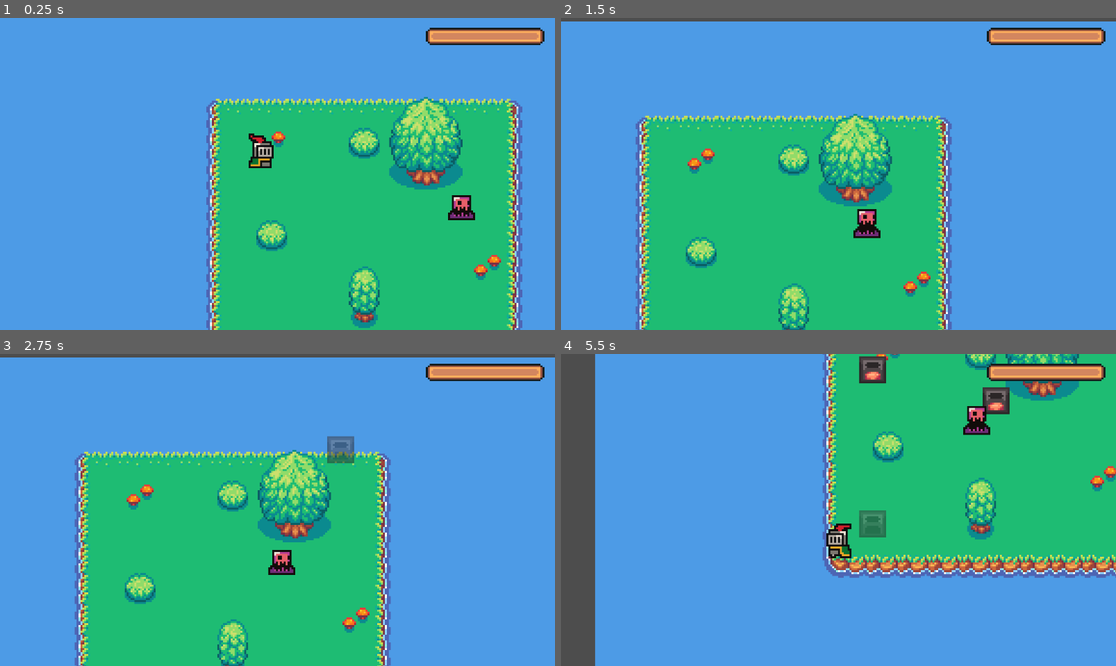
Above: before the commit, frames 1-4 (two rows, left to right).
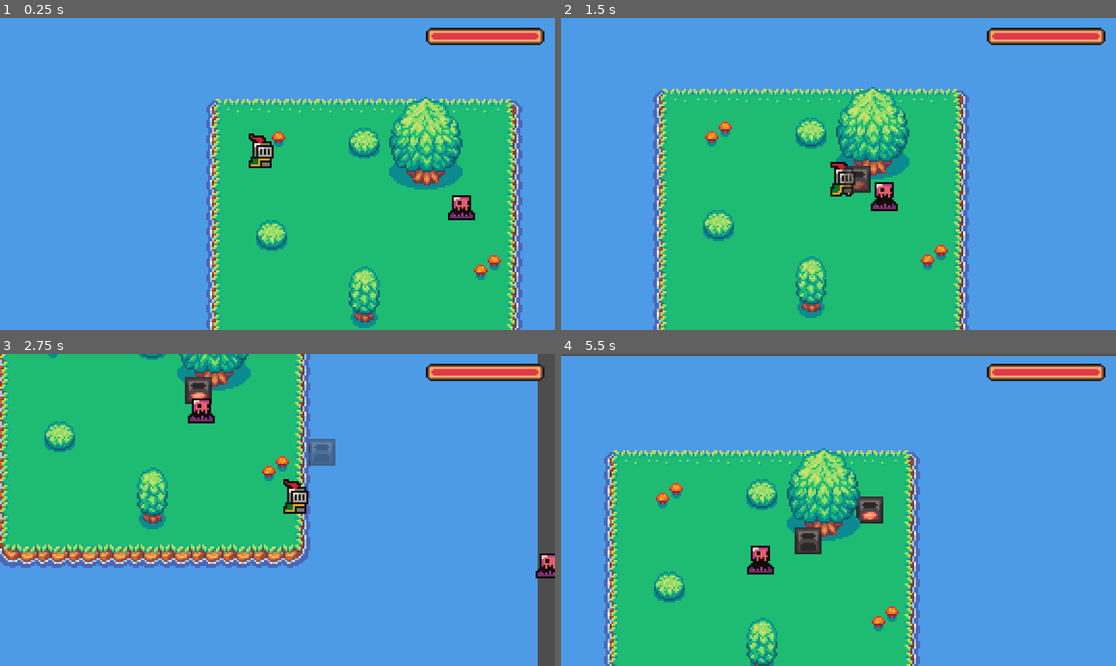
Above: after the commit, the same moments.

Repository: AlexAb123/May-Term
Game: Godot game, scene res://Scenes/Main.tscn
Same seed, same stepped clock (60 frames per second), same inputs: the game is played once before the commit and once after it.
Inputs (mouse positions are in pixels of both pictures, inside the frame that each line leads up to):
- Up to frame 1 (0.25 s): no input
- Up to frame 2 (1.5 s): move the mouse to (960, 158) at 0.52 s; hold D (move_right) 0.53-1.28 s; tap G (g) at 0.6 s; click (960, 158) at 0.67 s; tap X (x) at 0.8, 1.35 s; move the mouse to (871, 177) at 1.27 s; hold S (move_down) from 1.28 s (still down); click (871, 177) at 1.42 s
- Up to frame 3 (2.75 s): tap G (g) at 1.55, 2.1 s; move the mouse to (333, 441) at 2.02 s; release S (move_down) at 2.03 s; hold D (move_right) from 2.03 s (still down); tap X (x) at 2.3 s
- Up to frame 4 (5.5 s): move the mouse to (810, 572) at 2.77 s; release D (move_right) at 2.78 s; hold W (move_up) 2.78-3.53 s; tap X (x) at 2.85, 3.8, 5.1 s; click (810, 572) at 2.92 s; tap G (g) at 3.05, 4.35 s; move the mouse to (794, 572) at 3.52 s; hold A (move_left) 3.53-5.03 s; tap Z (z) at 3.6 s; click (794, 572) at 3.67 s; move the mouse to (672, 463) at 4.27 s; move the mouse to (866, 510) at 5.02 s; hold S (move_down) from 5.03 s (still down); click (866, 510) at 5.17 s

The runs differ from the first frame. In frame 1, 0.4% of the frame differs, in the area x 77-98%, y 4-7%; in frame 2, 21%; in frame 3, 58%; in frame 4, 73%, in the area x 0-100%, y 0-100%.
Error before the commit: Parse Error: Preload file "res://Scenes/Enemy Scenes/Enemy.tscn" does not exist. (res://Scenes/Enemy)

Commit message:
c

Diff:
--- a/Scenes/Enemy Spawner.gd
+++ b/Scenes/Enemy Spawner.gd
@@ -1,7 +1,7 @@
 extends Node2D
 
 @onready var positions = [$Marker2D, $Marker2D2, $Marker2D3, $Marker2D4]
-@onready var enemies = [preload("res://Scenes/Enemy Scenes/Enemy.tscn")]
+@onready var enemies = [preload("res://Scenes/Enemy Scenes/Base Enemy Scenes/Enemy.tscn")]
 # must edit when adding more enemies
 
 func getRandPosition():
--- a/Scenes/Main.tscn
+++ b/Scenes/Main.tscn
@@ -28,7 +28,7 @@
 texture_under = ExtResource("5_7n2sy")
 texture_progress = ExtResource("6_o41ll")
 script = ExtResource("7_u84qr")
-player = NodePath("")
+player = NodePath("../../Player")
 
 [node name="TileMap" parent="." instance=ExtResource("4_241aj")]
 
--- a/Scenes/Player.tscn
+++ b/Scenes/Player.tscn
@@ -1,7 +1,6 @@
-[gd_scene load_steps=26 format=3 uid="uid://cqbjmjoub20yy"]
+[gd_scene load_steps=25 format=3 uid="uid://cqbjmjoub20yy"]
 
 [ext_resource type="Script" path="res://Scripts/Player Scripts/Player.gd" id="1_fb2bp"]
-[ext_resource type="Resource" uid="uid://ctegtfrflqve6" path="res://Resources/Items/ITEM_Furnace.tres" id="2_3k7x3"]
 [ext_resource type="Texture2D" uid="uid://c2ikd5at4f3jv" path="res://assets/sprites/knight.png" id="2_ljflb"]
 
 [sub_resource type="CircleShape2D" id="CircleShape2D_gwfyl"]
@@ -164,7 +163,6 @@
 collision_layer = 3
 motion_mode = 1
 script = ExtResource("1_fb2bp")
-selected_item = ExtResource("2_3k7x3")
 
 [node name="CollisionShape2D" type="CollisionShape2D" parent="."]
 y_sort_enabled = true
--- a/Scripts/Player Scripts/Player.gd
+++ b/Scripts/Player Scripts/Player.gd
@@ -5,7 +5,7 @@
 
 @export_category("Movement")
 @export var maxHealth = 100
-@export var moveSpeed = 150
+@export var moveSpeed = 50
 @onready var currentHealth: int = maxHealth
 @onready var animated_sprite = $AnimatedSprite2D
 @onready var selected_item_sprite: Sprite2D = $SelectedItemSprite
